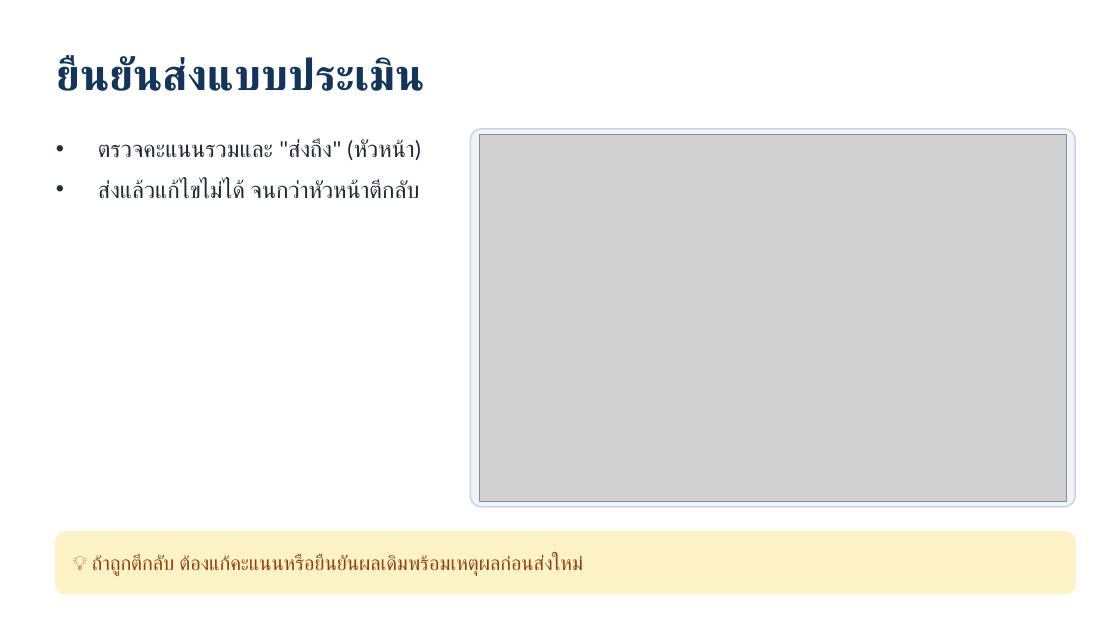
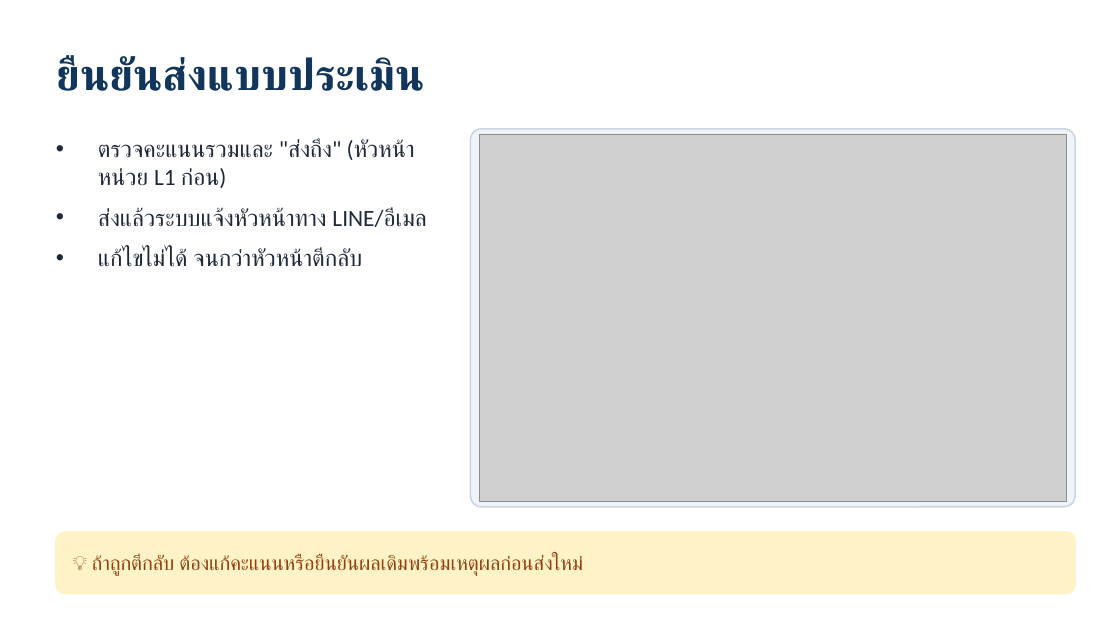
Before and after one commit to hunnysri91021-sml/SML_PMS_Professional, a slide deck: slide 16 of docs/SML_PMS_UserGuide.pptx (slide 14 before the commit). Drawn at 1120x630 pixels with LibreOffice and Linux fonts; fonts in the diff are those of the drawing; grey boxes stand for pictures. Boxes give left, top, right and bottom in pixels: in the first picture for what was removed or moved away, otherwise in the second. Text is boxed around its words. In the diff, an @@ line names an element or a change of style, - is before the commit and + after.

```diff
--- a/docs/SML_PMS_UserGuide.pptx
+++ b/docs/SML_PMS_UserGuide.pptx
@@ text at <box>98,138,426,267</box>: text changed @@
-• ตรวจคะแนนรวมและ "ส่งถึง" (หัวหน้า)
-• ส่งแล้วแก้ไขไม่ได้ จนกว่าหัวหน้าตีกลับ
+• ตรวจคะแนนรวมและ "ส่งถึง" (หัวหน้าหน่วย L1 ก่อน)
+• ส่งแล้วระบบแจ้งหัวหน้าทาง LINE/อีเมล
+• แก้ไขไม่ได้ จนกว่าหัวหน้าตีกลับ
```
Also in this commit, not shown: 2 other slides changed, 4 slides added, 16 other files.
